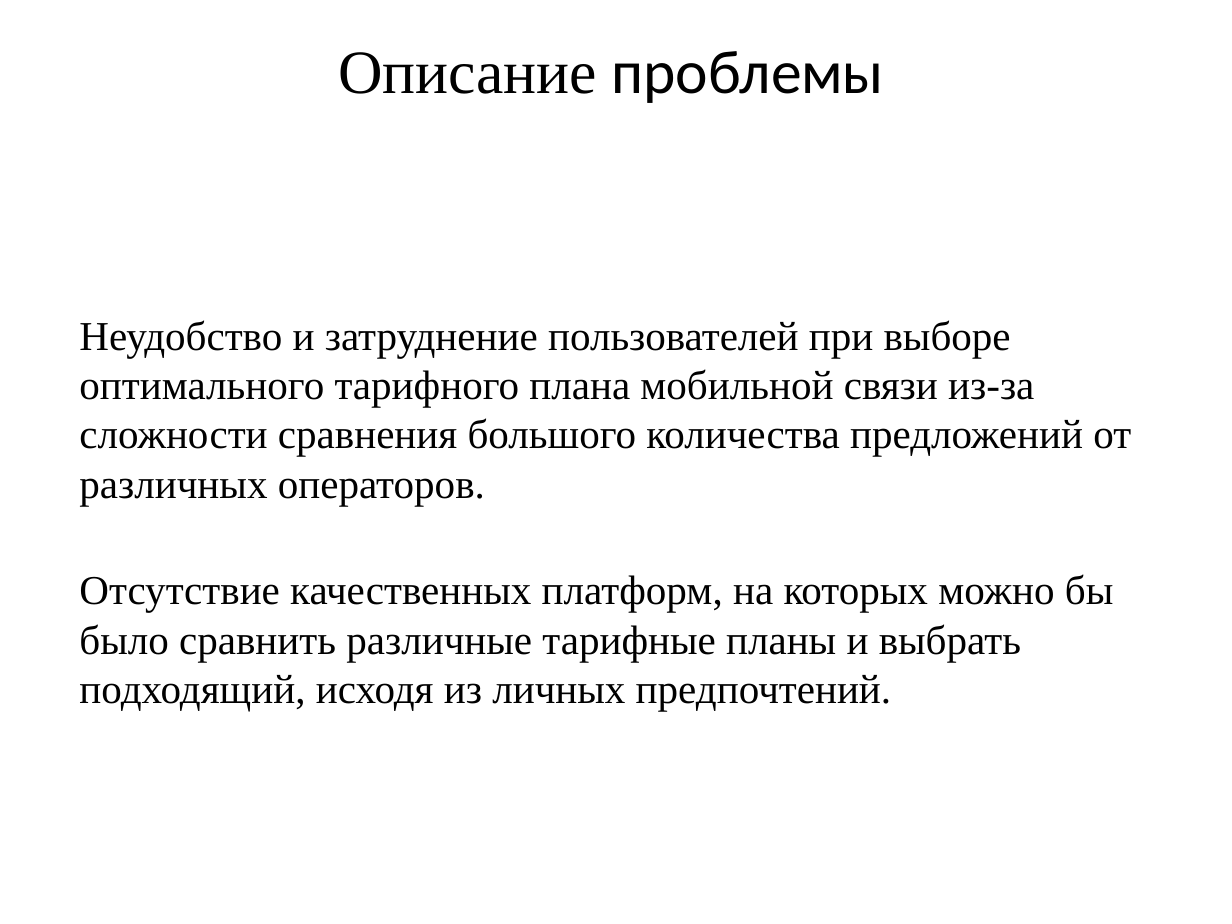
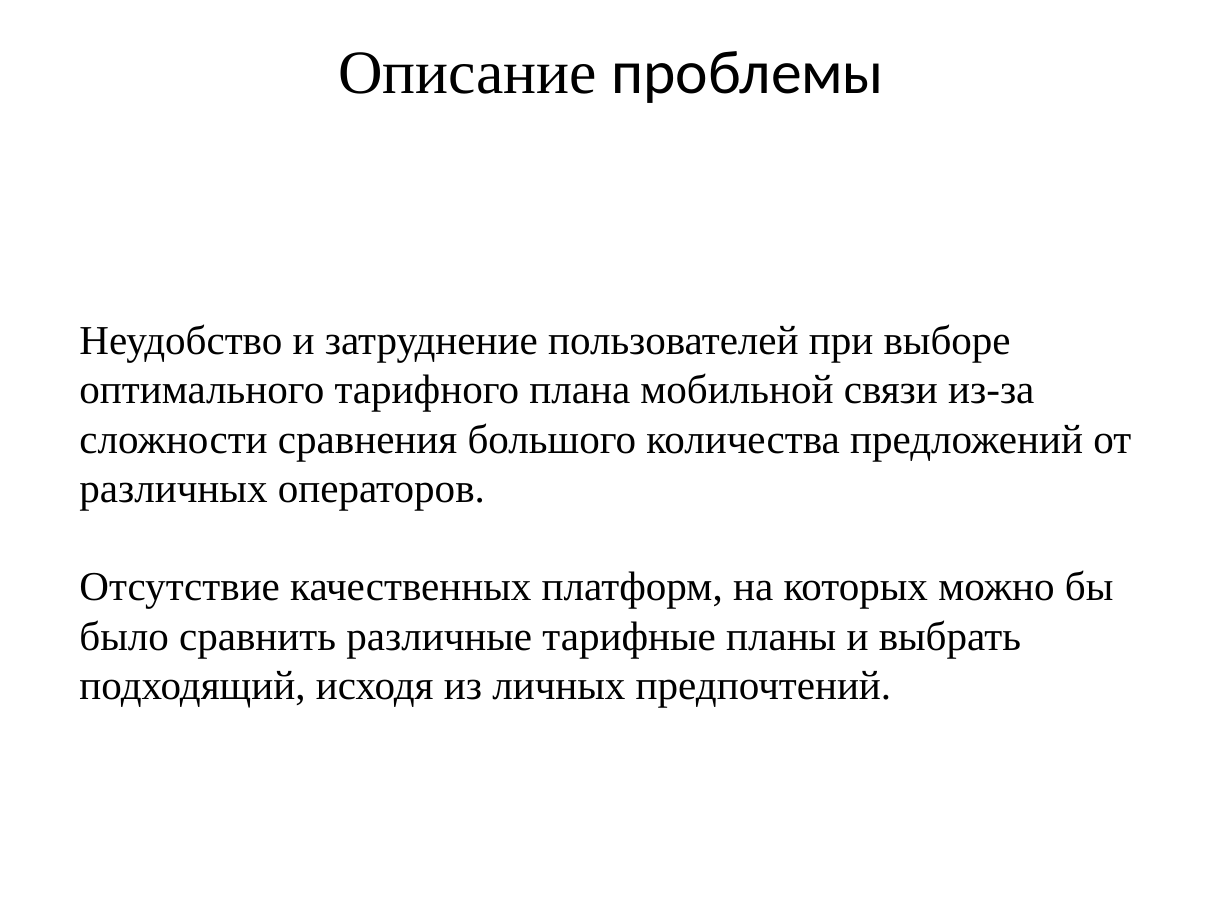
Before and after one commit to vadimgilka/WebsiteOperatorRates, a slide deck: slide 3 of Documentation/Pre-defense/First/Presentation.pptx. Drawn at 1232x924 pixels with LibreOffice and Linux fonts; fonts in the diff are those of the drawing. Boxes give left, top, right and bottom in pixels: in the first picture for what was removed or moved away, otherwise in the second. Text is boxed around its words. In the diff, an @@ line names an element or a change of style, - is before the commit and + after.

```diff
--- a/Documentation/Pre-defense/First/Presentation.pptx
+++ b/Documentation/Pre-defense/First/Presentation.pptx
@@ subtitle "Неудобство и затруднение пользователей при ..." at <box>79,324,1131,707</box>: less space between paragraphs @@
```
Also in this commit, not shown: 11 other slides changed.
